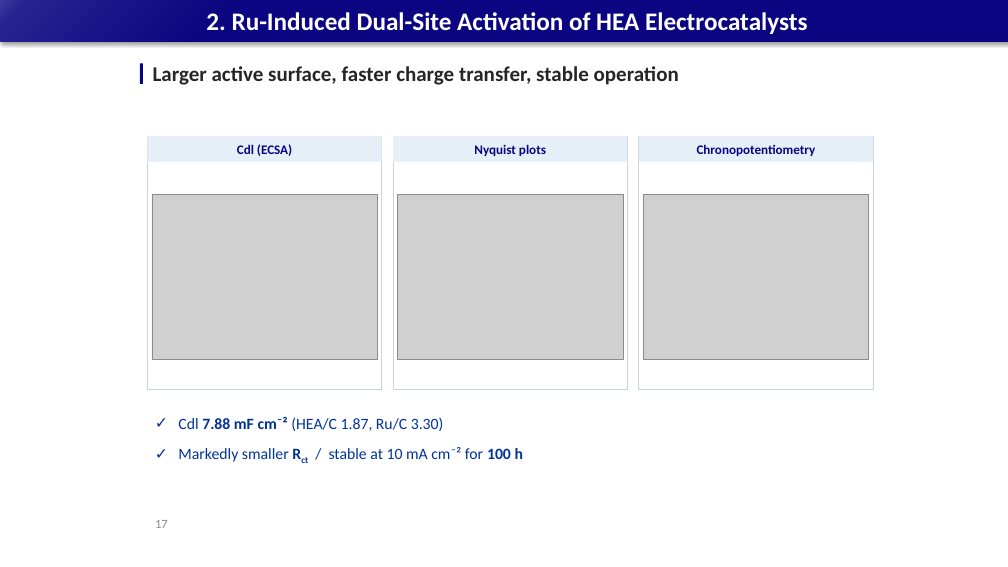
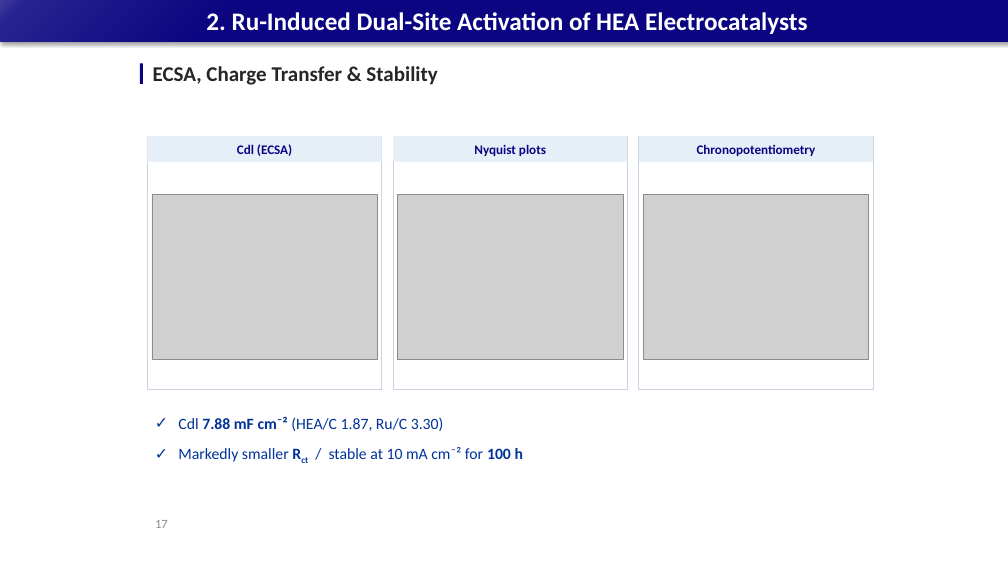
Before and after one commit to limsj0204/letter, a slide deck: slide 17 of 학위논문_디펜스_발표자료.pptx. Drawn at 1008x567 pixels with LibreOffice and Linux fonts; fonts in the diff are those of the drawing; grey boxes stand for pictures. Boxes give left, top, right and bottom in pixels: in the first picture for what was removed or moved away, otherwise in the second. Text is boxed around its words. In the diff, an @@ line names an element or a change of style, - is before the commit and + after.

```diff
--- a/학위논문_디펜스_발표자료.pptx
+++ b/학위논문_디펜스_발표자료.pptx
@@ text at (x1=153, y1=66, x2=437, y2=85): text changed @@
-Larger active surface, faster charge transfer, stable operation
+ECSA, Charge Transfer & Stability
```
Also in this commit, not shown: 32 other slides changed.
